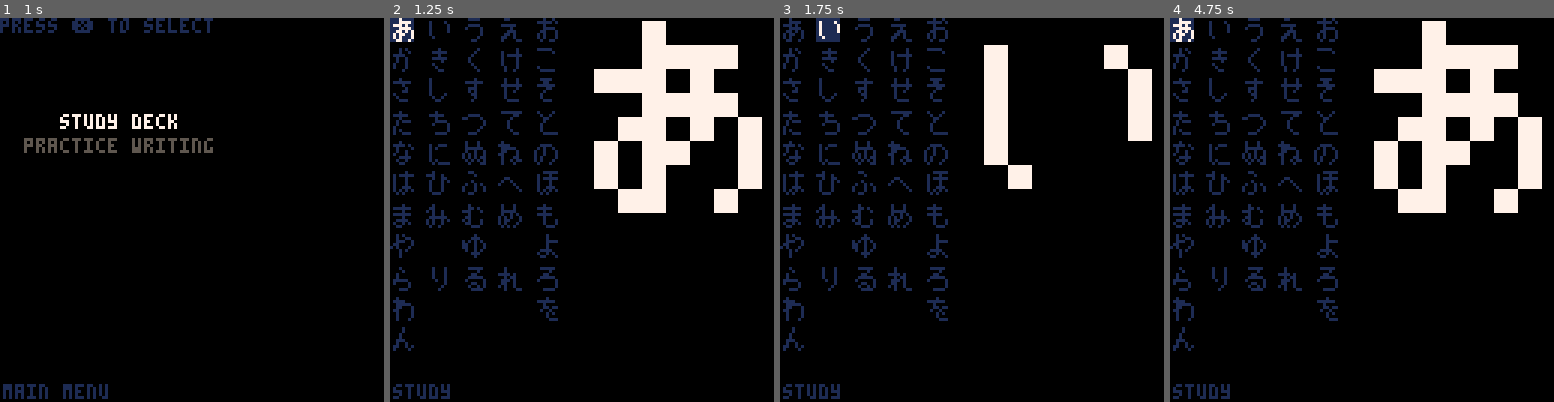
Above: before the commit, frames 1-4 (left to right).
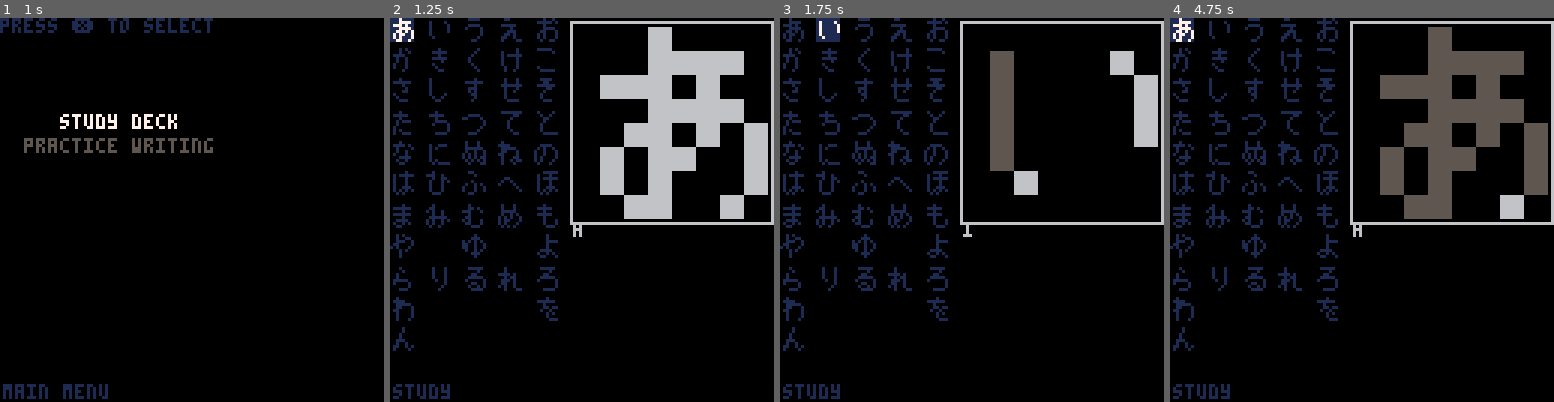
Above: after the commit, the same moments.

Repository: SestrenExsis/KanaPractice
Game: PICO-8 cartridge kana_practice.p8
The game is run twice, just before and just after one commit, with the same random seed, the same clock (stepped at 60 frames per second) and the same inputs.
Inputs (mouse positions are in pixels of both pictures, inside the frame that each line leads up to):
- Up to frame 1 (1 s): tap X (X key) at 0.33 s; click (280, 121) at 0.67 s; tap O (Z key) at 0.7 s
- Up to frame 2 (1.25 s): tap X (X key) at 1.07 s; click (436, 267) at 1.22 s
- Up to frame 3 (1.75 s): hold Right from 1.6 s (still down); tap O (Z key) at 1.7 s
- Up to frame 4 (4.75 s): click (1277, 114) at 1.77 s; tap X (X key) at 1.85, 2.97, 4.08 s; release Right at 2.1 s; tap O (Z key) every 0.4 s from 2.1 to 4.5 s; hold Up 2.15-2.42 s; click (1342, 259) at 2.32 s; hold Right 2.47-3.03 s; click (1404, 106) at 2.87 s; hold Left 3.08-3.58 s; click (1465, 256) at 3.42 s; hold Down 3.63-3.97 s; click (1231, 102) at 3.97 s; hold Right 4.02-4.68 s; click (1292, 248) at 4.52 s; hold Up from 4.73 s (still down)

Frame 1 is identical in both runs. In frame 2, 15% of the frame differs, in the area x 46-100%, y 0-58%; in frame 3, 6.8%; in frame 4, 15%.

Commit message:
Draw kana stroke hints on card screen

Diff:
--- a/kana_practice.p8
+++ b/kana_practice.p8
@@ -340,24 +340,29 @@
 	local cx=_cursor.x
 	local cy=_cursor.y
 	local s=1
-	local selected=nil
+	local sk=nil
 	for n,k in pairs(_kanatbl) do
 		local x=(1.5*s*8)*k.col
 		local y=(1.3*s*8)*k.row
 		local c=1
 		if k.col==cx and k.row==cy then
 			c=7
-			selected=k
+			sk=k
 			rectfill(x,y,x+7,y+7,1)
 		end
 		drawkana(k,x,y,s,c)
 	end
-	if selected==nil then
+	if sk==nil then
 		x=(1.5*s*8)*cx
 		y=(1.3*s*8)*cy
 		rectfill(x,y,x+7,y+7,1)
 	else
-		drawkana(selected,60,1,8,7)
+		rect(60,1,61+66,2+66,6)
+		drawkana(sk,62,3,8,_c_cut)
+		local i=(12*t())%64
+		i=mid(0,i-16,64)
+		drawkana(sk,62,3,8,_c_dry,i)
+		print(sk.name,61,68,6)
 	end
 end
 
@@ -482,7 +487,6 @@
 	local k=_kana
 	cls(_c_cnv)
 	rect(23,23,120,120,6)
-	local p=k.strokes
 	-- draw hint
 	if _hint then
 		drawkana(k,7,9,2,_c_cut)
